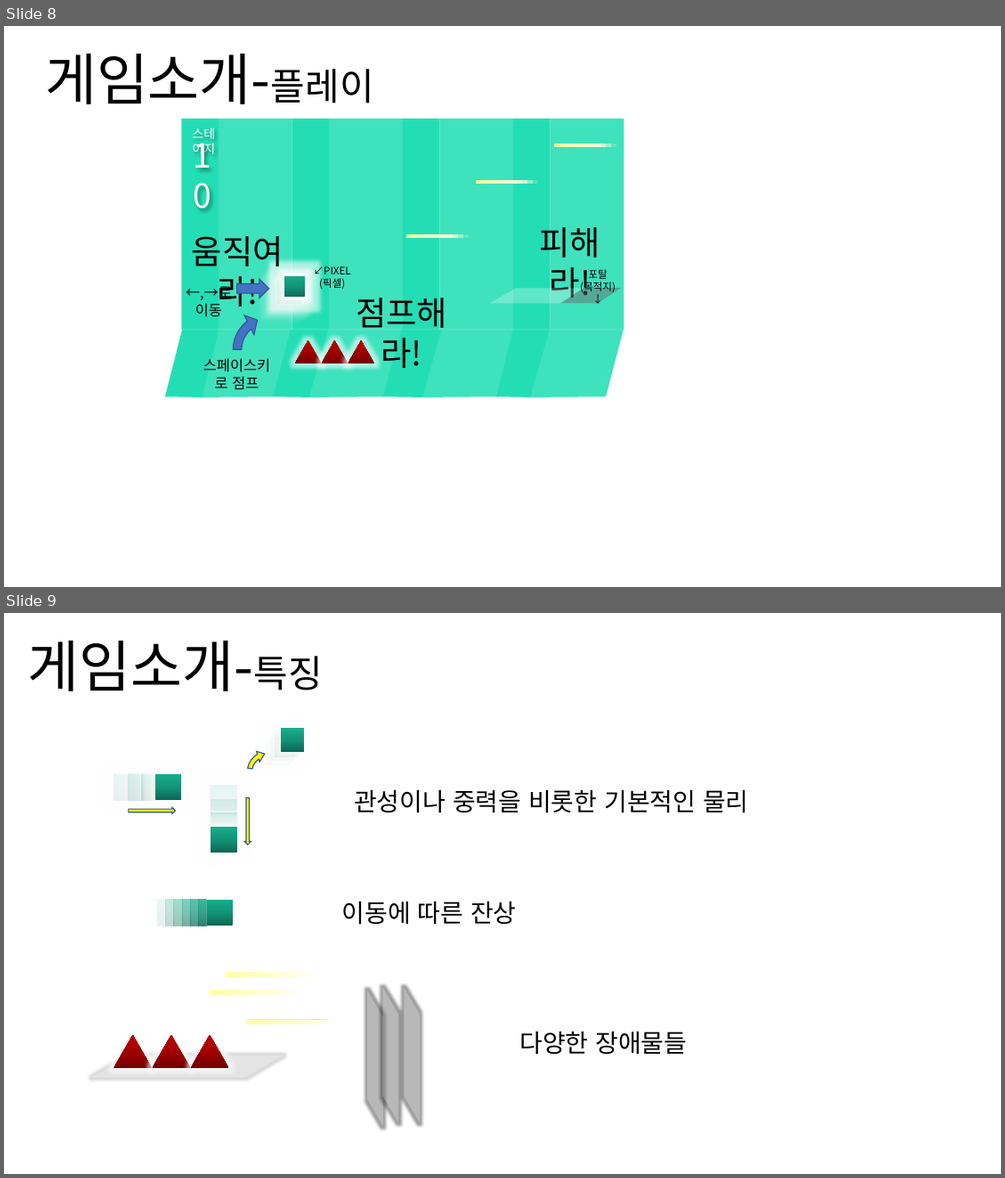
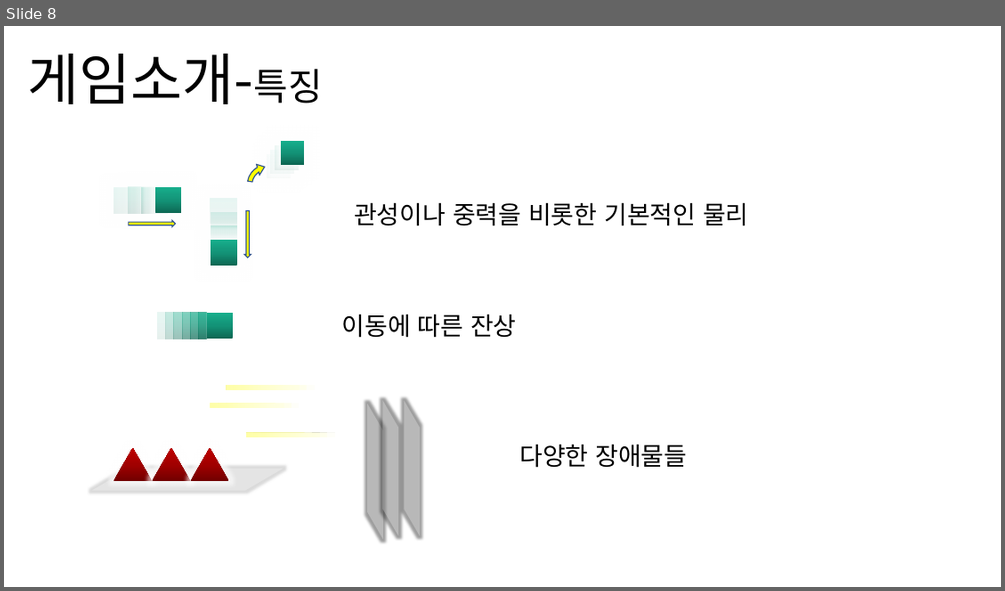
Before and after one commit to mydreamshine/2DGAME-Python, a slide deck: PPT/그래픽 리소스 작업.pptx. Shown one above the other, each under a label of ours: slides 8 and 9 before the commit, slide 8 after it. The pictures are 1005x1178 and 1005x591 pixels, drawn with LibreOffice and Linux fonts; fonts in the diff are those of the drawing. Boxes give left, top, right and bottom in pixels: in the first picture for what was removed or moved away, otherwise in the second. Text is boxed around its words. In the diff, an @@ line names an element or a change of style, - is before the commit and + after.

```diff
--- a/PPT/그래픽 리소스 작업.pptx
+++ b/PPT/그래픽 리소스 작업.pptx
@@ slide 8 removed at (4,26,1001,587), background #FFFFFF @@
@@ text removed at (45,54,374,104) @@
-게임소개-플레이
@@ text removed at (184,131,220,164) @@
-10
@@ text removed at (192,127,215,157) @@
-스테이지
@@ group removed at (555,143,615,146): 4 rectangles @@
@@ group removed at (477,180,537,183): 4 rectangles @@
@@ text removed at (192,236,283,313) @@
-움직여라!
@@ group removed at (407,234,468,238): 4 rectangles @@
@@ text removed at (540,227,601,304) @@
-피해라!
@@ text removed at (314,264,351,290) @@
-↙PIXEL(픽셀)
@@ text removed at (186,283,232,317) @@
-←,→로 이동
@@ right arrow removed at (236,279,268,298) @@
@@ group removed at (270,275,306,312): 4 rectangles @@
@@ text removed at (356,291,447,368) @@
-점프해라!
@@ flow chart input output removed at (489,288,622,304) @@
@@ freeform shape removed at (560,288,621,304) @@
@@ text removed at (580,269,615,294) @@
-포탈(목적지)
-↓
@@ circular arrow removed at (226,306,317,394) @@
@@ group removed at (165,119,624,397): 9 rectangles, 8 freeform shapes @@
@@ triangle removed at (295,341,321,364) @@
@@ triangle removed at (321,341,348,364) @@
@@ triangle removed at (348,341,374,364) @@
@@ text removed at (203,358,270,389) @@
-스페이스키로 점프
@@ what was slide 9 is now slide 8 @@
```
Also in this commit, not shown: 3 slides changed, 23 other files.
